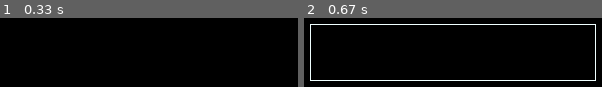
Above: before the commit, frames 1-2 (left to right).
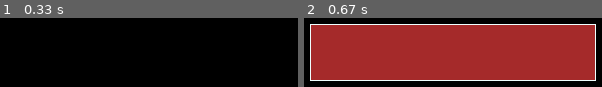
Above: after the commit, the same moments.

Repository: hitbox/scratch
Game: pygame game, started from pygame/drawrects.py
Two runs of this game, one before a commit and one after it. Both use one fixed random seed, a clock stepped at 60 frames per second and the inputs below.
Inputs (mouse positions are in pixels of both pictures, inside the frame that each line leads up to):
- Up to frame 1 (0.33 s): no input
- Up to frame 2 (0.67 s): press the mouse at (309, 80) at 0.37 s; move the mouse to (453, 51) at 0.47 s; release the mouse at (596, 24) at 0.6 s

Frame 1 is identical in both runs. In frame 2, 76% of the frame differs, in the area x 2-98%, y 10-90%.

Commit message:
pygame/drawrects.py
- cleanup

Diff:
--- a/pygame/drawrects.py
+++ b/pygame/drawrects.py
@@ -106,7 +106,7 @@
                 pygamelib.post_videoexpose()
 
     def generate_contiguous_rects(self):
-        rects = generate_contiguous(self.rects)
+        rects = pygamelib.generate_contiguous(self.rects)
         self.contiguous_rects = sorted(rects, key=pygamelib.area, reverse=True)
         self.contiguous_index = 0
 
@@ -150,47 +150,6 @@
         pygame.display.flip()
 
 
-def generate_contiguous(rects):
-    _rects = list(map(pygame.Rect, rects))
-    tops, rights, bottoms, lefts = zip(*map(pygamelib.extremities, rects))
-    bounding = (min(lefts), min(tops), max(rights) - min(lefts), max(bottoms) - min(tops))
-    negative_space = list(map(pygame.Rect, pygamelib.find_empty_space(rects, bounding)))
-    generated = set()
-    for top, right, bottom, left in it.product(tops, rights, bottoms, lefts):
-        if left > right:
-            left, right = right, left
-        if top > bottom:
-            top, bottom = bottom, top
-
-        width = right - left
-        height = bottom - top
-        if width == 0 or height == 0:
-            continue
-        if not any(rect.collidepoint((left, top)) for rect in _rects):
-            continue
-        if not any(rect.collidepoint((right-1, top)) for rect in _rects):
-            continue
-        if not any(rect.collidepoint((right-1, bottom-1)) for rect in _rects):
-            continue
-        if not any(rect.collidepoint((left, bottom-1)) for rect in _rects):
-            continue
-
-        newrect = (left, top, width, height)
-        # not just one of the existing rects
-        if newrect in rects:
-            continue
-        # not already generated
-        if newrect in generated:
-            continue
-        # this rect is not completely contained by an existing one
-        if any(rect.contains(newrect) for rect in map(pygame.Rect, rects)):
-            continue
-        if any(negative.colliderect(newrect) for negative in negative_space):
-            continue
-
-        yield newrect
-        generated.add(newrect)
-
 def run(display_size, savepath):
     window = pygame.Rect((0,0), display_size)
     pygame.display.init()
